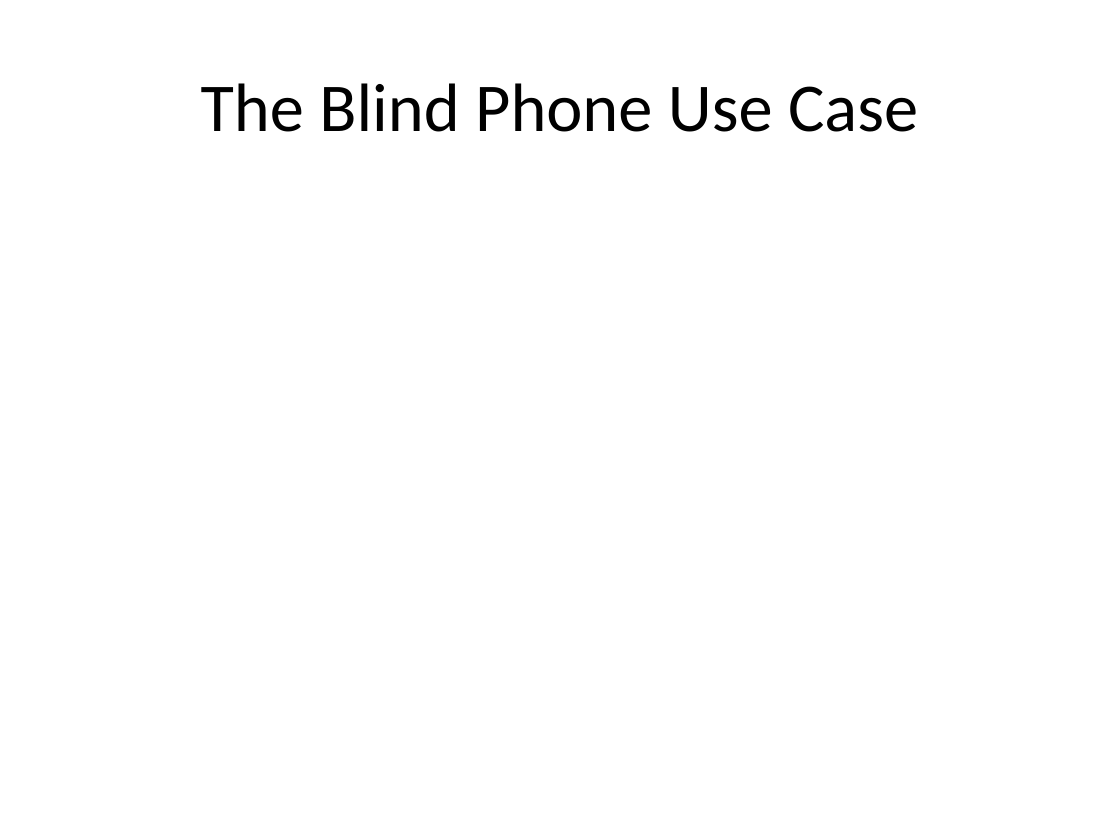
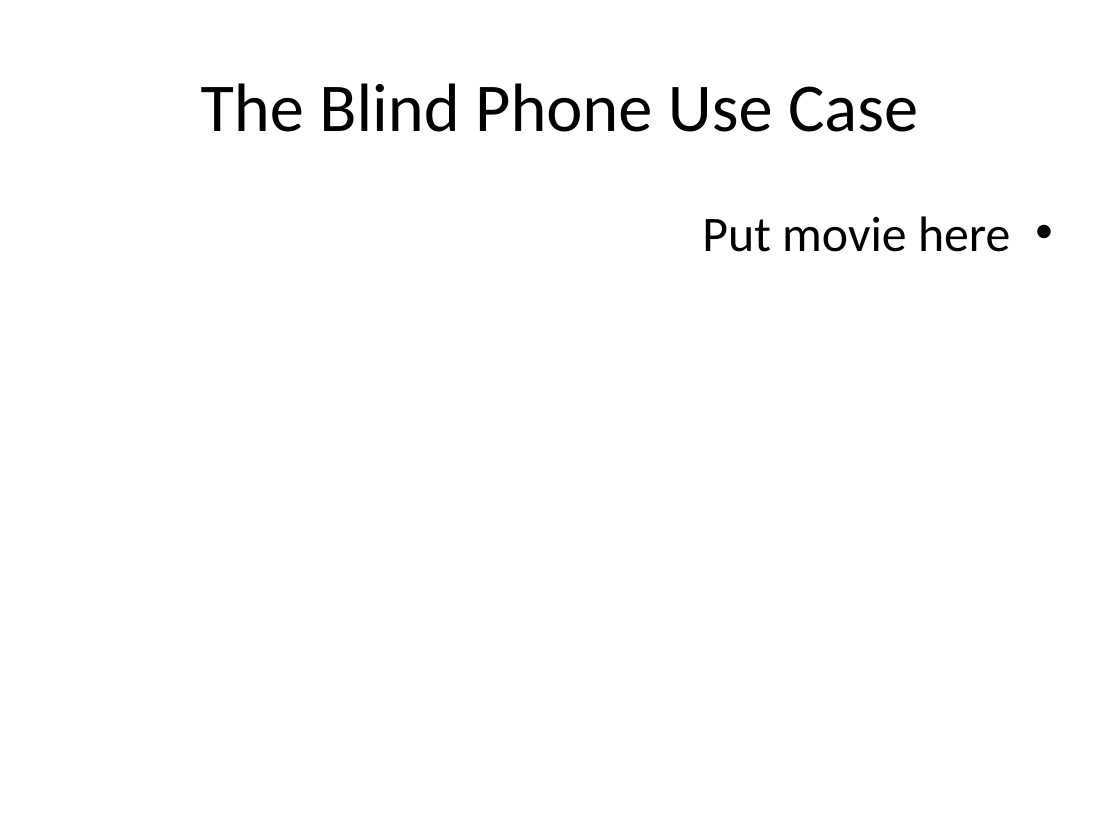
Before and after one commit to kfirt/BlindPhone, a slide deck: slide 4 of AnalyzerDemo/real life demo/Weekathon Presentation Template - blindphone.pptx. Drawn at 1120x840 pixels with LibreOffice and Linux fonts; fonts in the diff are those of the drawing. Boxes give left, top, right and bottom in pixels: in the first picture for what was removed or moved away, otherwise in the second. Text is boxed around its words. In the diff, an @@ line names an element or a change of style, - is before the commit and + after.

Commit message:
ppt added

```diff
--- a/AnalyzerDemo/real life demo/Weekathon Presentation Template - blindphone.pptx
+++ b/AnalyzerDemo/real life demo/Weekathon Presentation Template - blindphone.pptx
@@ text added at bbox=[702, 216, 1010, 252], 32 pt, text #000000 @@
+• Put movie here
```
Also in this commit, not shown: 2 slides added.
